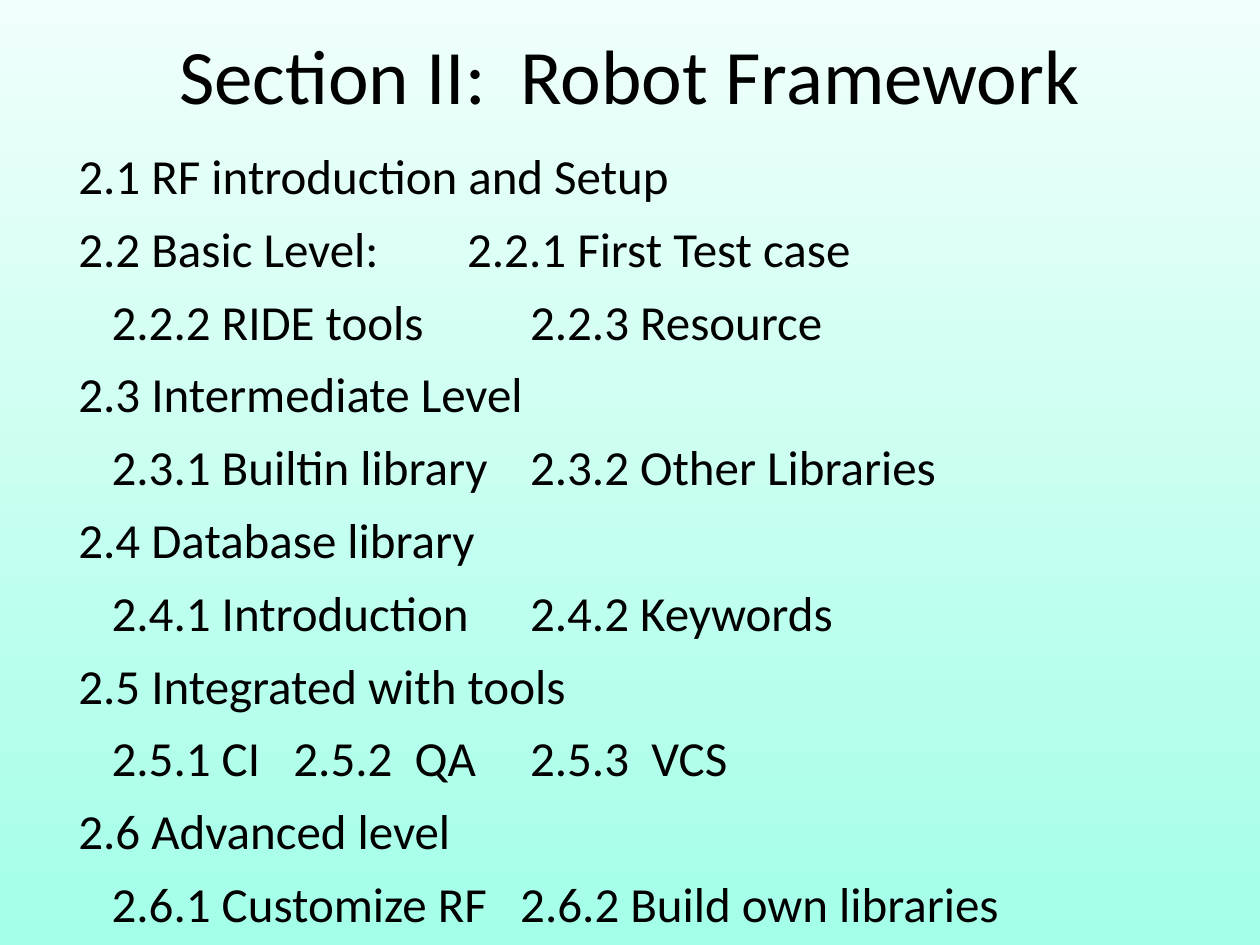
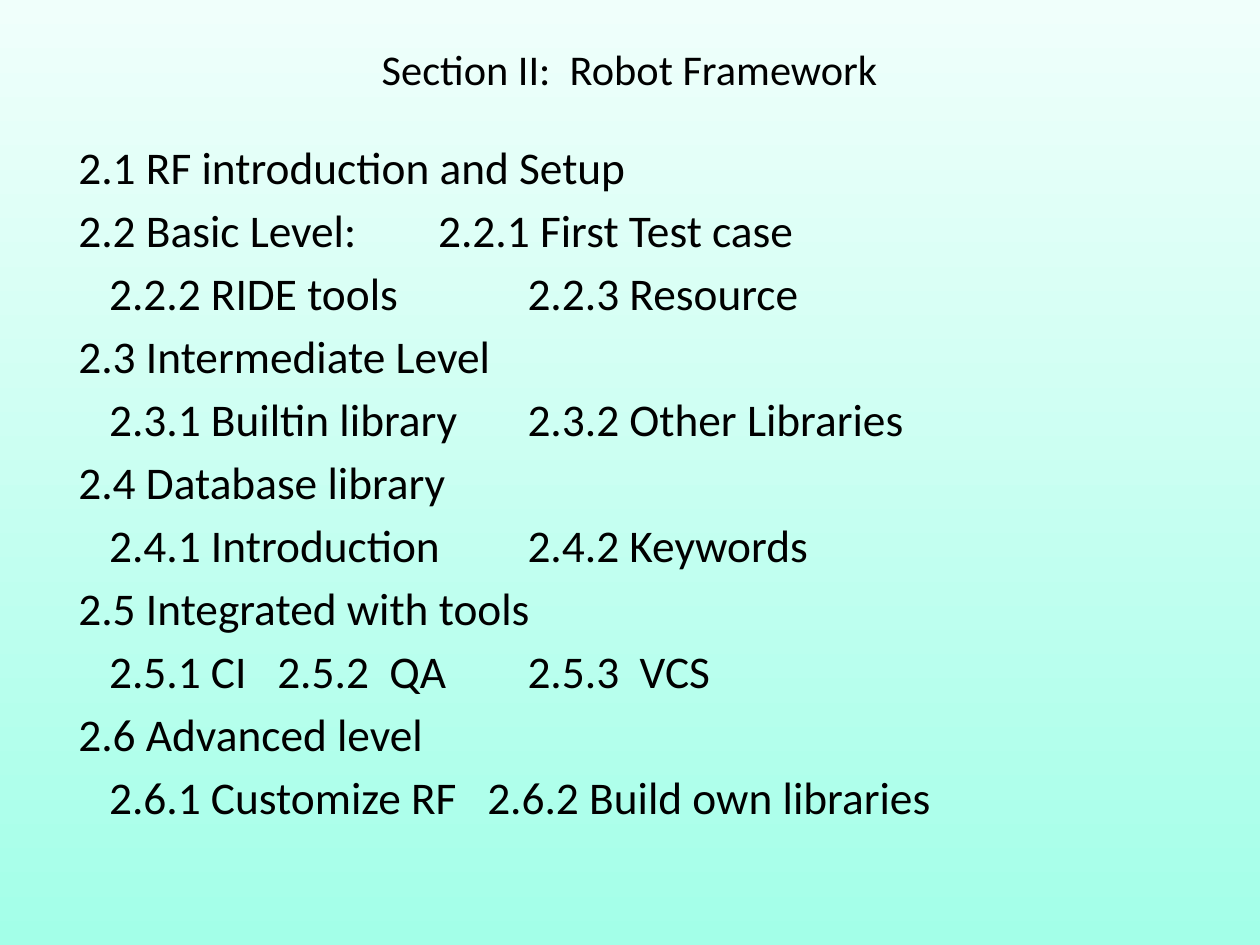
Before and after one commit to robin3795/Data, a slide deck: slide 29 of 2018_1.ppt. Drawn at 1260x945 pixels with LibreOffice and Linux fonts; fonts in the diff are those of the drawing. Boxes give left, top, right and bottom in pixels: in the first picture for what was removed or moved away, otherwise in the second. Text is boxed around its words. In the diff, an @@ line names an element or a change of style, - is before the commit and + after.

```diff
--- a/2018_1.ppt
+++ b/2018_1.ppt
@@ free "Section II: Robot Framework" at bbox=[63, 38, 1197, 110]: size 44 to 24.2 pt; line spacing 1 to 0.8 @@
@@ free "2.1 RF introduction and Setup" at bbox=[59, 139, 1201, 902]: size 28 to 25.9 pt; line spacing 1 to 0.9 @@
```
Also in this commit, not shown: 18 other slides changed.
